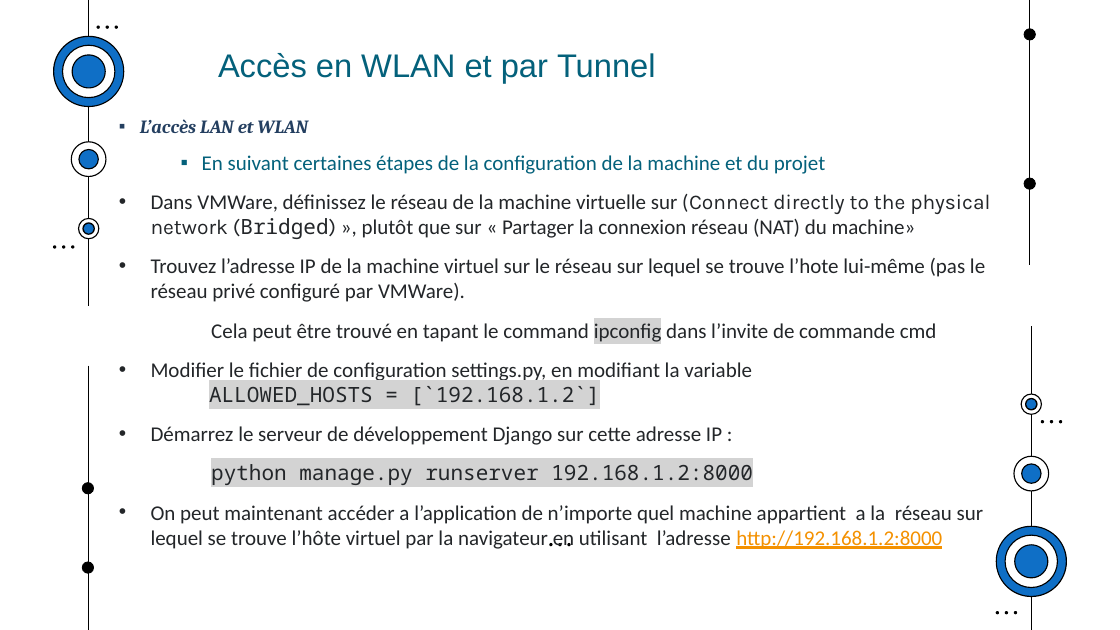
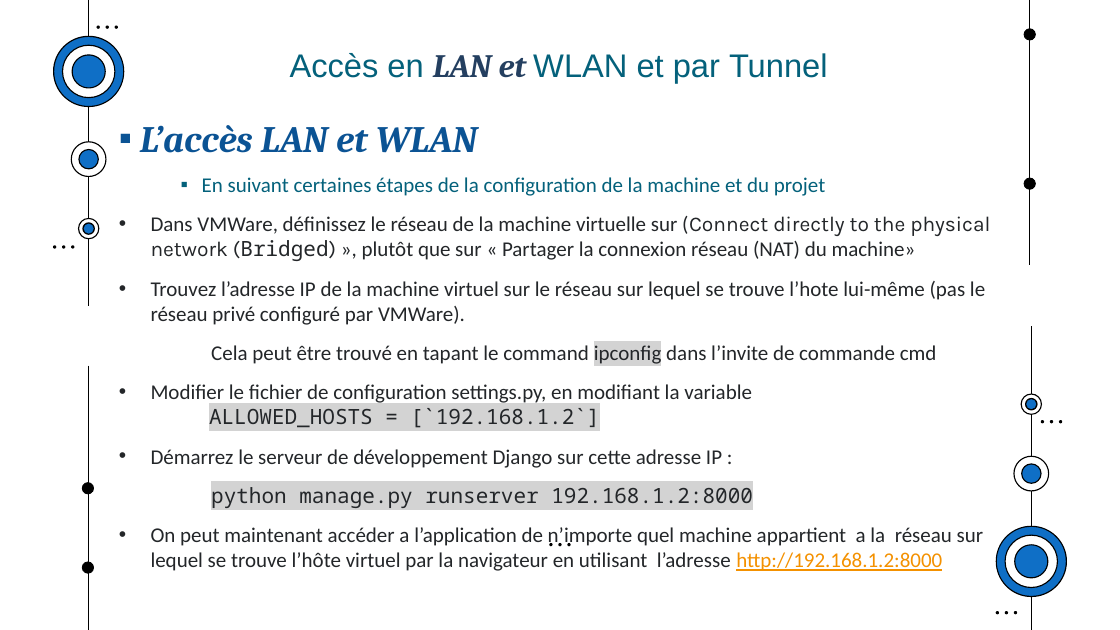
Before and after one commit to muhamedoufi/rapport-cloud, a slide deck: slide 14 of Presentation_cv.pptx (slide 9 before the commit). Drawn at 1120x630 pixels with LibreOffice and Linux fonts; fonts in the diff are those of the drawing. Boxes give left, top, right and bottom in pixels: in the first picture for what was removed or moved away, otherwise in the second. Text is boxed around its words. In the diff, an @@ line names an element or a change of style, - is before the commit and + after.

```diff
--- a/Presentation_cv.pptx
+++ b/Presentation_cv.pptx
@@ title at <box>290,53,828,83</box>: text changed @@
-Accès en WLAN et par Tunnel
+Accès en LAN et WLAN et par Tunnel
@@ subtitle at <box>140,125,478,153</box>: size 16 to 32 pt, text colour #243F60 to #0B5394 in "L’accès LAN et WLAN" @@
```
Also in this commit, not shown: 8 other slides changed, 9 slides added, 5 slides removed, 1 other file.
